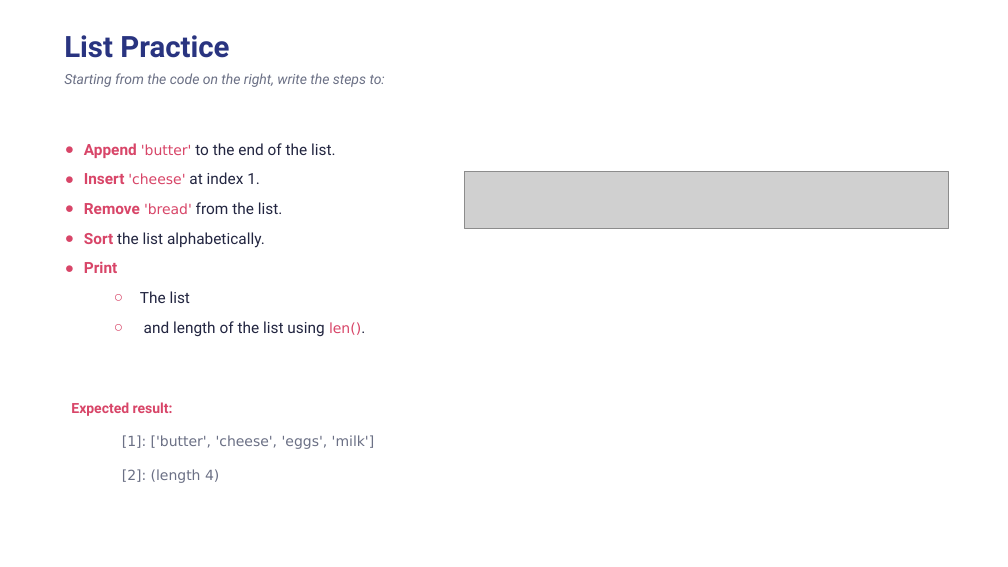
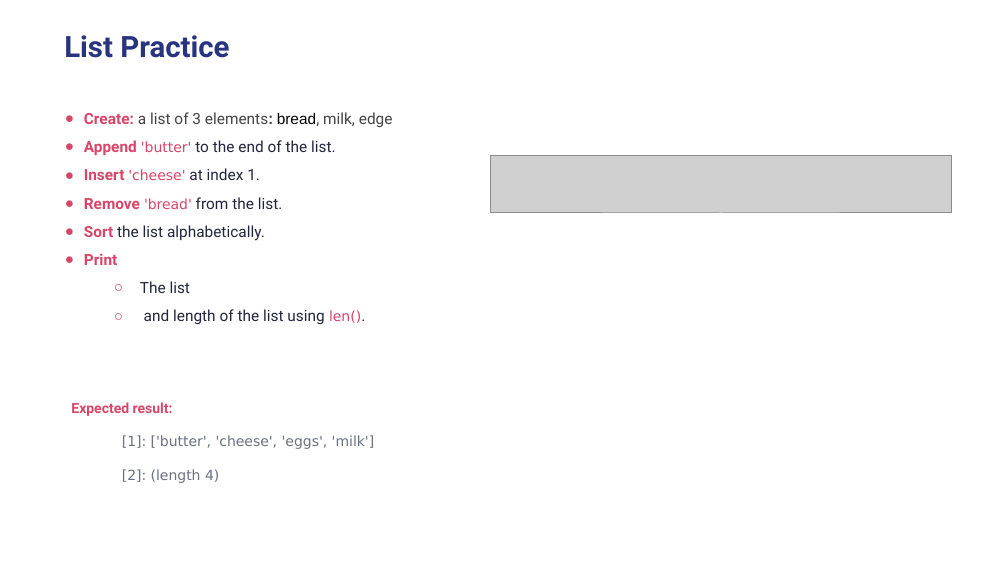
Before and after one commit to wg-training/wg-python-for-data-science-fundamental, a slide deck: slide 22 of slides/07 - Collections Data Types.pptx. Drawn at 1008x567 pixels with LibreOffice and Linux fonts; fonts in the diff are those of the drawing; grey boxes stand for pictures. Boxes give left, top, right and bottom in pixels: in the first picture for what was removed or moved away, otherwise in the second. Text is boxed around its words. In the diff, an @@ line names an element or a change of style, - is before the commit and + after.

```diff
--- a/slides/07 - Collections Data Types.pptx
+++ b/slides/07 - Collections Data Types.pptx
@@ text removed at [64, 73, 385, 87] @@
-Starting from the code on the right, write the steps to:
@@ text "Create: a list of 3 ...": place and size @@
-text "Create: a list of 3 ..." at [84, 143, 361, 336]
+text "Create: a list of 3 ..." at [84, 112, 393, 324]
@@ text at [84, 112, 393, 127]: paragraph added @@
+● Create: a list of 3 elements: bread, milk, edge
@@ text at [84, 140, 361, 324]: line spacing 1 to 1.15; more space between paragraphs; less space between paragraphs @@
@@ picture: place and size @@
-picture at [465, 171, 949, 229]
+picture at [491, 156, 952, 214]
```
Also in this commit, not shown: 8 other slides changed, 5 slides added, 3 other files.
